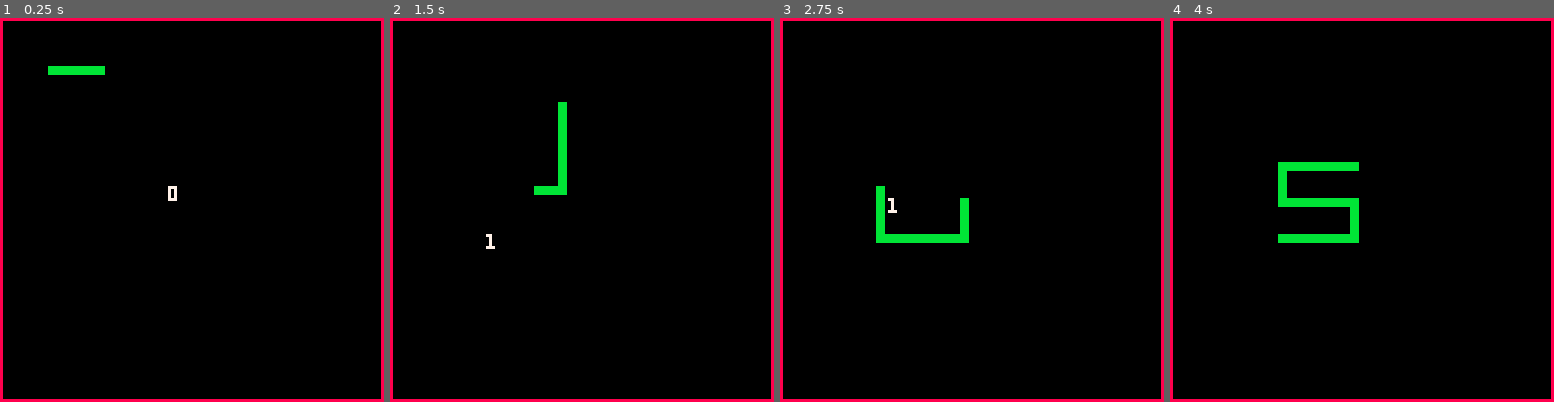
Above: before the commit, frames 1-4 (left to right).
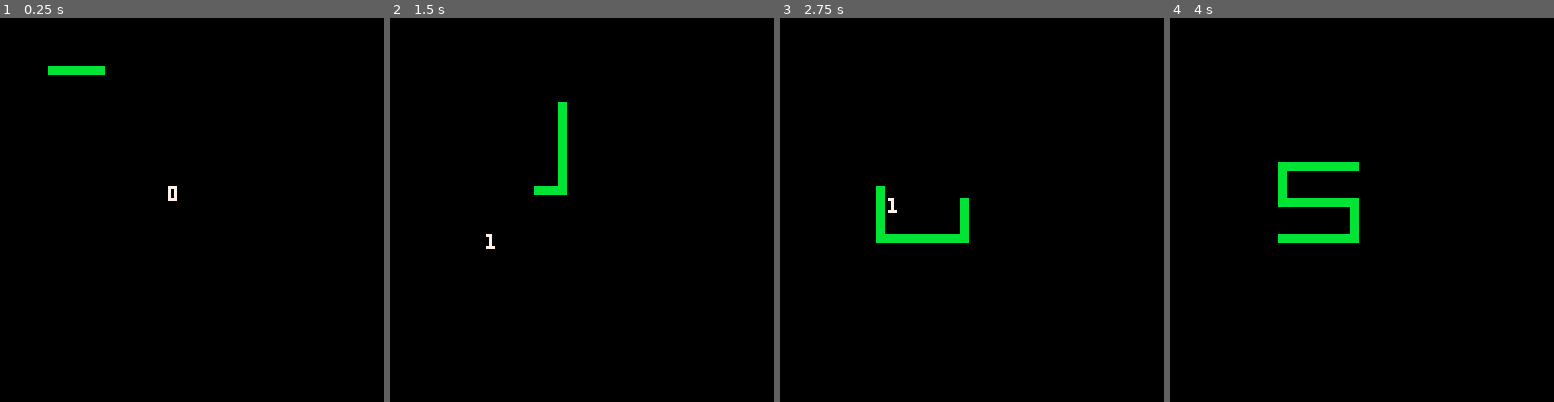
Above: after the commit, the same moments.

Repository: snakebyte85/galaxy-frontier
Game: PICO-8 cartridge galaxy-frontier.p8
The game is run twice, just before and just after one commit, with the same random seed, the same clock (stepped at 60 frames per second) and the same inputs.
Inputs:
- Up to frame 1 (0.25 s): no input
- Up to frame 2 (1.5 s): tap X (X key) at 0.33, 1.07 s; tap O (Z key) at 0.7 s
- Up to frame 3 (2.75 s): hold Right 1.6-2.1 s; tap O (Z key) at 1.7, 2.1, 2.5 s; tap X (X key) at 1.85 s; hold Up 2.15-2.42 s; hold Right from 2.47 s (still down)
- Up to frame 4 (4 s): tap O (Z key) at 2.9, 3.3, 3.7 s; tap X (X key) at 2.97 s; release Right at 3.03 s; hold Left 3.08-3.58 s; hold Down 3.63-3.97 s

The runs differ from the first frame. In frame 1, 3.1% of the frame differs, in the area x 0-100%, y 0-100%; in frame 2, 3.1%; in frame 3, 3.1%; in frame 4, 3.1%.

Commit message:
Disabled debug mode

Diff:
--- a/galaxy-frontier.p8
+++ b/galaxy-frontier.p8
@@ -18,7 +18,7 @@
 #include levels.lua
 
 global={
-   debug=true,
+   debug=false,
    log=false,
    state="splash",
    states={
